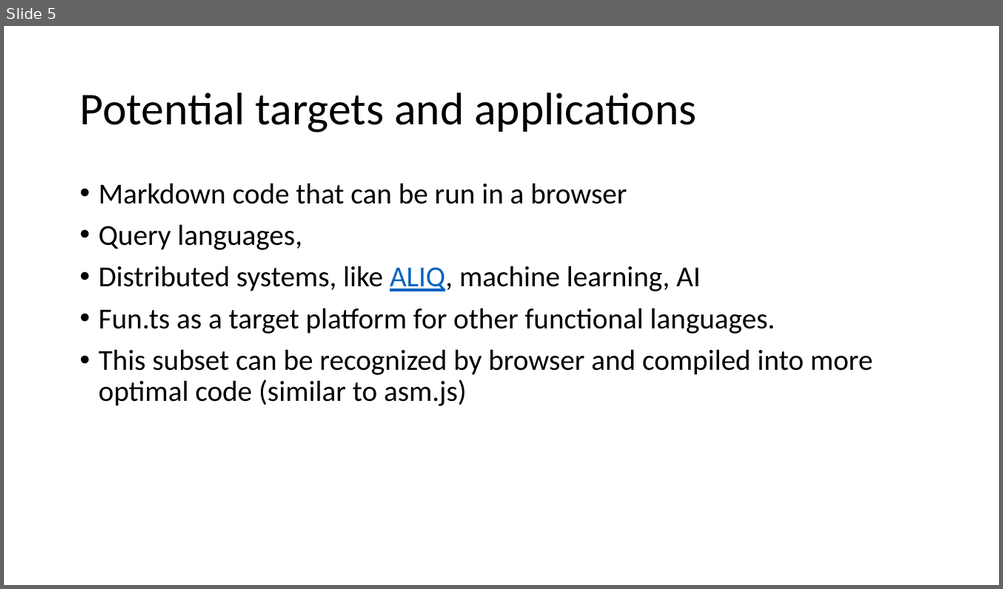
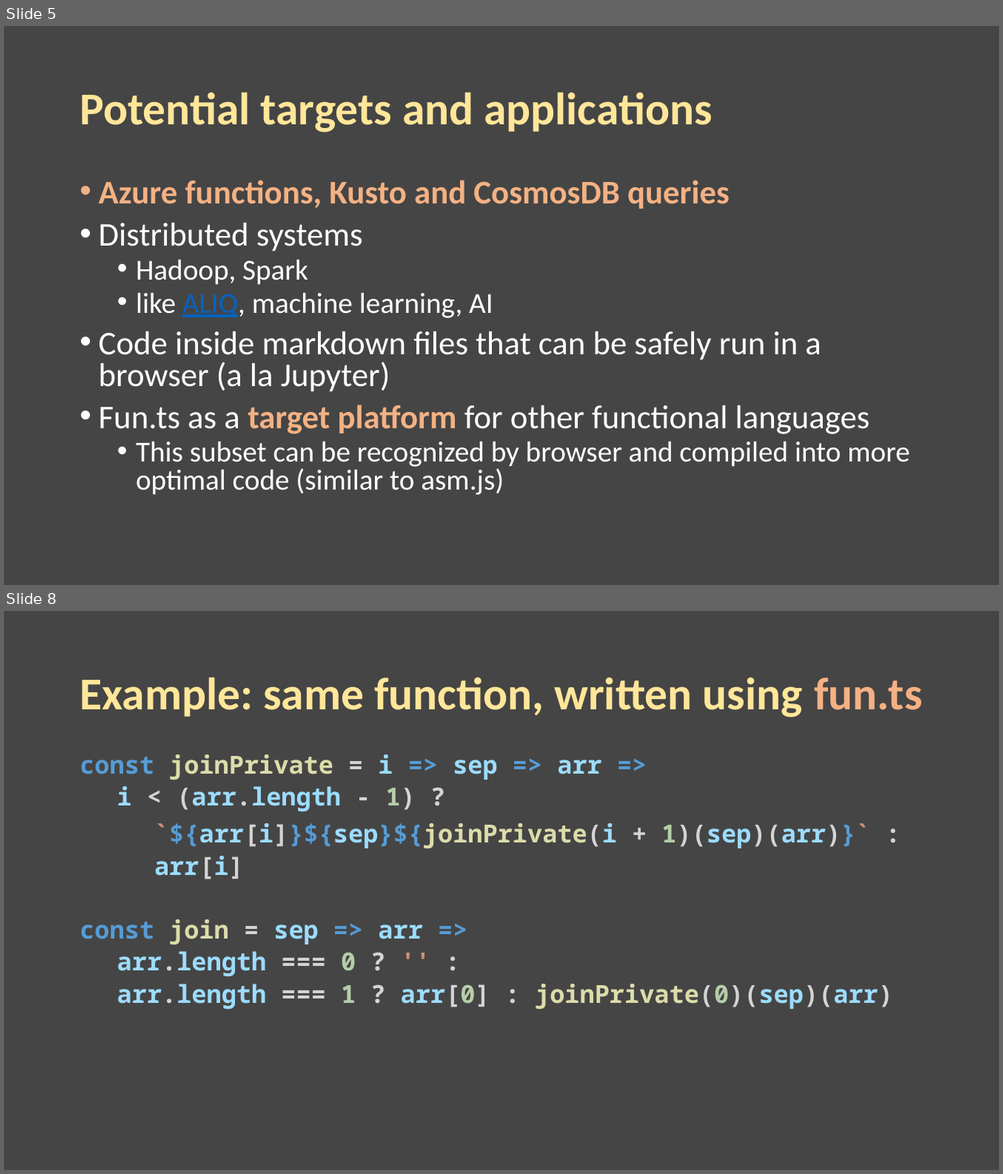
Before and after one commit to ts-common/fun.ts, a slide deck: doc/demo/about_FUNts.pptx. Shown one above the other, each under a label of ours: slide 5 before the commit, slides 5 and 8 after it; the slides between them are not shown. The pictures are 1003x589 and 1003x1174 pixels, drawn with LibreOffice and Linux fonts; fonts in the diff are those of the drawing. Boxes give left, top, right and bottom in pixels: in the first picture for what was removed or moved away, otherwise in the second. Text is boxed around its words. In the diff, an @@ line names an element or a change of style, - is before the commit and + after.

```diff
--- a/doc/demo/about_FUNts.pptx
+++ b/doc/demo/about_FUNts.pptx
@@ slide 8 added at (x1=4, y1=611, x2=999, y2=1170), background #454545 @@
@@ title added at (x1=79, y1=677, x2=922, y2=718), 44 pt, text #FFE699, bold @@
+Example: same function, written using fun.ts
@@ text added at (x1=79, y1=755, x2=893, y2=1009), 24 pt, text #9CDCFE, bold @@
+const joinPrivate = i => sep => arr =>
+  i < (arr.length - 1) ?
+`${arr[i]}${sep}${joinPrivate(i + 1)(sep)(arr)}` :
+    arr[i]
+const join = sep => arr =>
+  arr.length === 0 ? '' :
+  arr.length === 1 ? arr[0] : joinPrivate(0)(sep)(arr)
@@ slide 5 changed as well @@
@@ background #FFFFFF to #454545 @@
@@ title "Potential targets and applications" at (x1=79, y1=92, x2=711, y2=133): text colour #000000 to #FFE699, bold on @@
@@ text at (x1=99, y1=180, x2=870, y2=434): text changed; size 28 to 32 pt; text colour #000000 to #FFFFFF @@
-• Markdown code that can be run in a browser
-• Query languages,
-• Distributed systems, like ALIQ, machine learning, AI
-• Fun.ts as a target platform for other functional languages.
+• Azure functions, Kusto and CosmosDB queries
+• Distributed systems
+  • Hadoop, Spark
+  • like ALIQ, machine learning, AI
+• Code inside markdown files that can be safely run in a browser (a la Jupyter)
+• Fun.ts as a target platform for other functional languages
@@ text at (x1=136, y1=442, x2=910, y2=495): text colour #000000 to #FFFFFF in "This subset can be recognized by browser ..."; list level 1 to 2 in "This subset can be recognized ..."; line spacing 0.9 to 0.8 @@
```
Also in this commit, not shown: 5 other slides changed, 3 other slides added.
